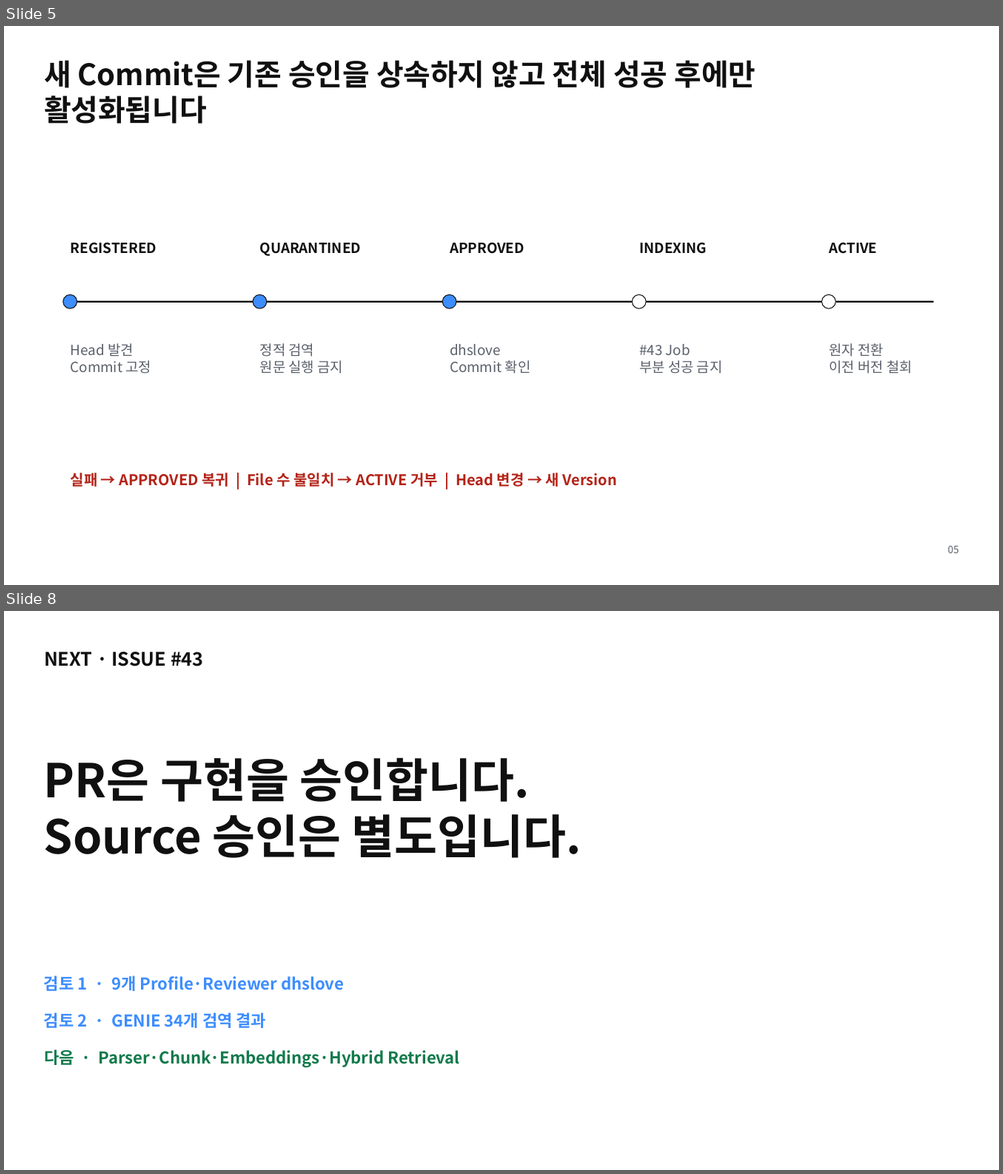
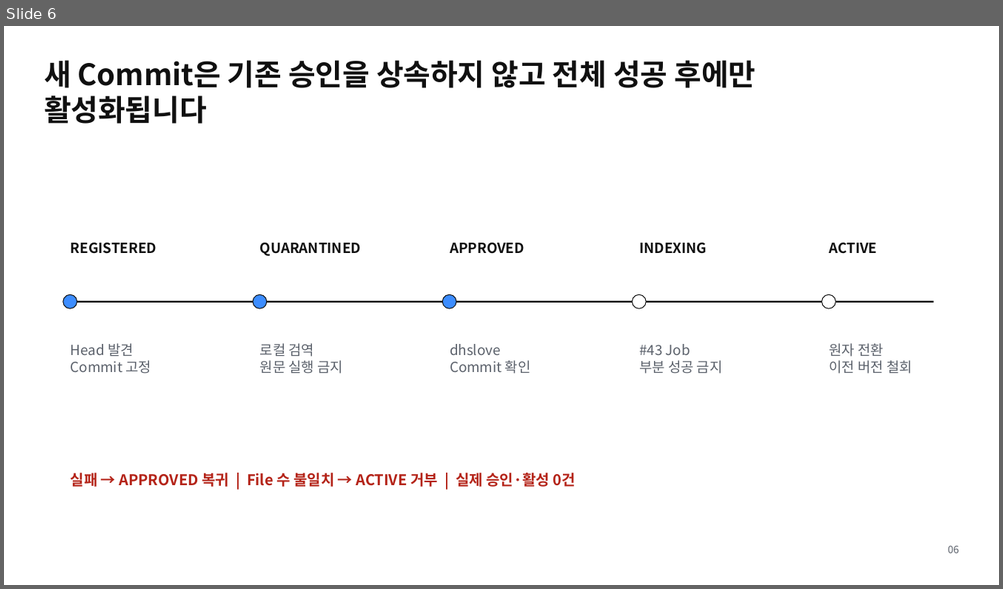
Before and after one commit to ablecloud-team/ablestack-techflow, a slide deck: output/presentation/techflow-source-registry.pptx. Shown one above the other, each under a label of ours: slides 5 and 8 before the commit, slide 6 after it; the slides between them are not shown. The pictures are 1003x1174 and 1003x589 pixels, drawn with LibreOffice and Linux fonts; fonts in the diff are those of the drawing. Boxes give left, top, right and bottom in pixels: in the first picture for what was removed or moved away, otherwise in the second. Text is boxed around its words. In the diff, an @@ line names an element or a change of style, - is before the commit and + after.

Commit message:
Issue #42 영속 Source Mirror·1TB 운영 기반 보완

```diff
--- a/output/presentation/techflow-source-registry.pptx
+++ b/output/presentation/techflow-source-registry.pptx
@@ slide 8 removed at bbox=[4, 611, 999, 1170], background #FFFFFF @@
@@ text removed at bbox=[44, 652, 204, 667] @@
-NEXT · ISSUE #43
@@ text removed at bbox=[44, 758, 581, 858] @@
-PR은 구현을 승인합니다.
-Source 승인은 별도입니다.
@@ text removed at bbox=[44, 976, 344, 991] @@
-검토 1 · 9개 Profile·Reviewer dhslove
@@ text removed at bbox=[44, 1013, 267, 1028] @@
-검토 2 · GENIE 34개 검역 결과
@@ text removed at bbox=[44, 1050, 460, 1068] @@
-다음 · Parser·Chunk·Embeddings·Hybrid Retrieval
@@ what was slide 5 is now slide 6 @@
@@ slide 6 changed as well @@
@@ text at bbox=[260, 343, 315, 357]: text changed @@
-정적 검역
+로컬 검역
@@ text at bbox=[71, 473, 575, 487]: text changed @@
-실패 → APPROVED 복귀 | File 수 불일치 → ACTIVE 거부 | Head 변경 → 새 Version
+실패 → APPROVED 복귀 | File 수 불일치 → ACTIVE 거부 | 실제 승인·활성 0건
```
Also in this commit, not shown: 2 other slides changed, 7 slides added, 4 other slides removed, 41 other files.
